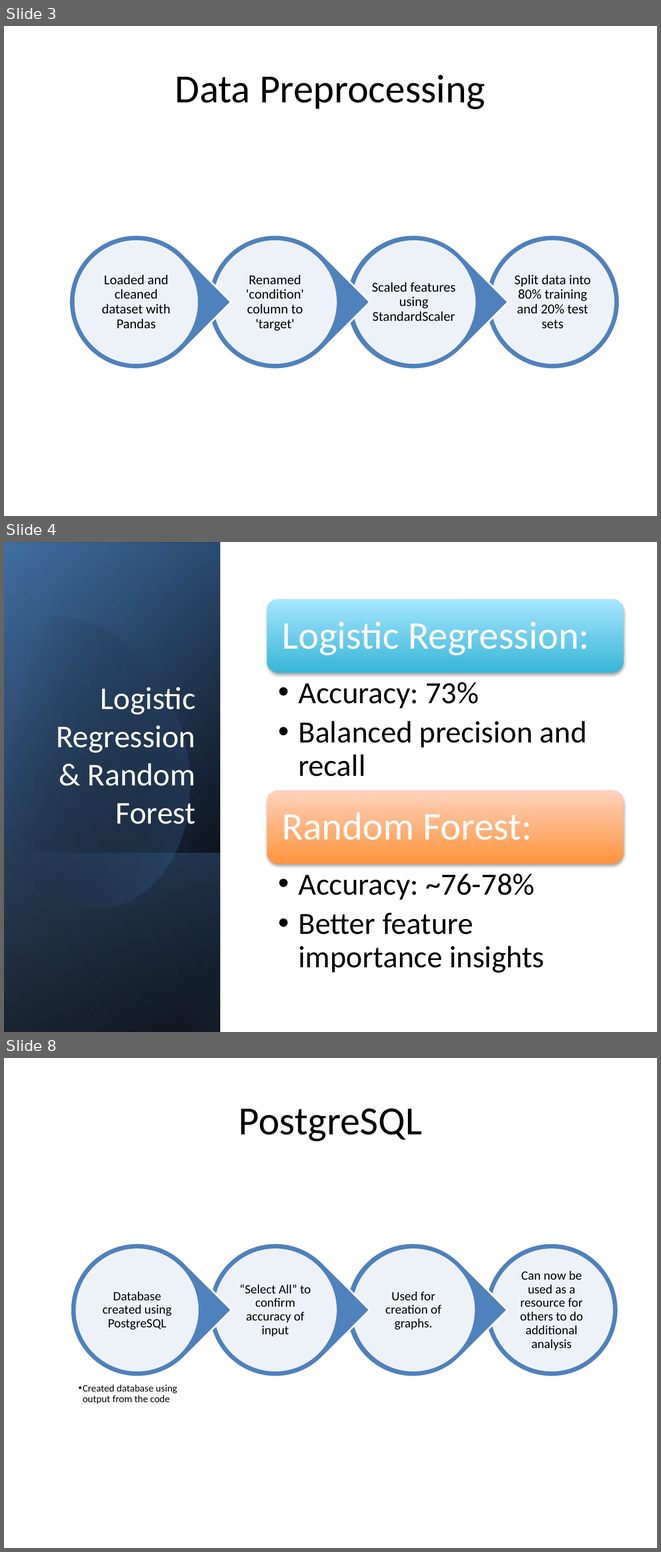
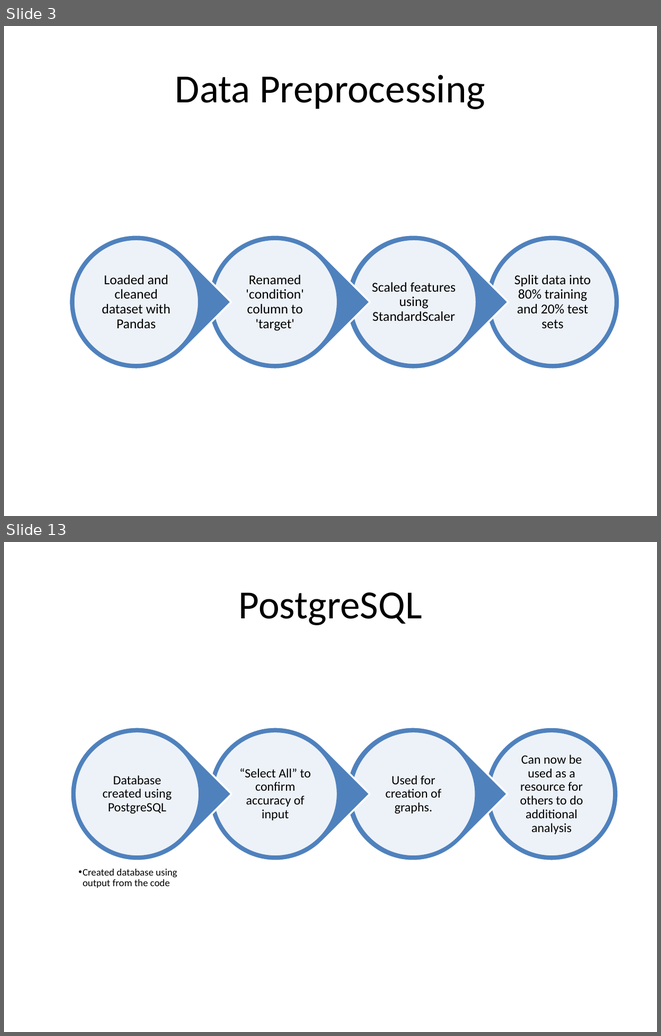
Before and after one commit to AndreaLHazzard/Heart_Disease_Predictor, a slide deck: Heart_Disease_Model_Presentation.pptx. Shown one above the other, each under a label of ours: slides 3, 4 and 8 before the commit, slides 3 and 13 after it; the slides between them are not shown. The pictures are 661x1552 and 661x1036 pixels, drawn with LibreOffice and Linux fonts; fonts in the diff are those of the drawing. Boxes give left, top, right and bottom in pixels: in the first picture for what was removed or moved away, otherwise in the second. Text is boxed around its words. In the diff, an @@ line names an element or a change of style, - is before the commit and + after.

```diff
--- a/Heart_Disease_Model_Presentation.pptx
+++ b/Heart_Disease_Model_Presentation.pptx
@@ slide 4 removed at <box>4,542,657,1032</box>, background #FFFFFF @@
@@ rectangle removed at <box>5,542,220,1031</box> @@
@@ rectangle removed at <box>5,543,220,1032</box> @@
@@ rectangle removed at <box>5,542,220,1031</box> @@
@@ freeform shape removed at <box>4,588,223,933</box> @@
@@ title removed at <box>56,687,196,824</box> @@
-Logistic Regression & Random Forest
@@ rectangle removed at <box>5,853,220,1032</box> @@
@@ group removed at <box>266,599,624,972</box>: 4 texts, 2 rounded rectangles @@
-Logistic Regression:
-  • Accuracy: 73%
-  • Balanced precision and recall
-Random Forest:
-  • Accuracy: ~76-78%
-  • Better feature importance insights
@@ what was slide 8 is now slide 13 @@
```
Also in this commit, not shown: 14 slides changed, 6 slides added, 3 other slides removed.
